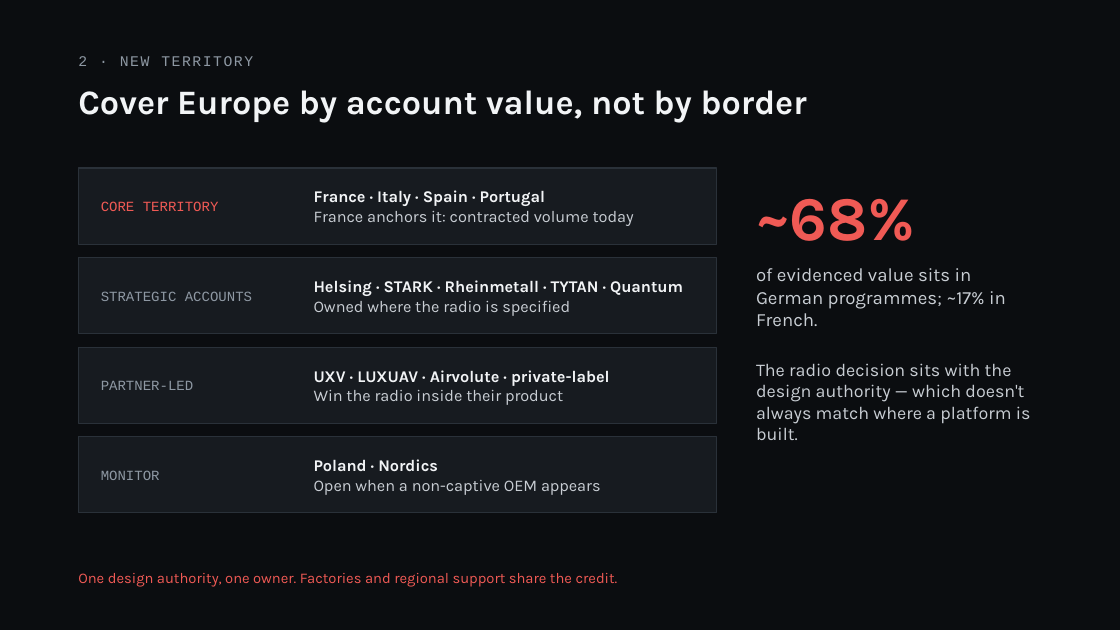
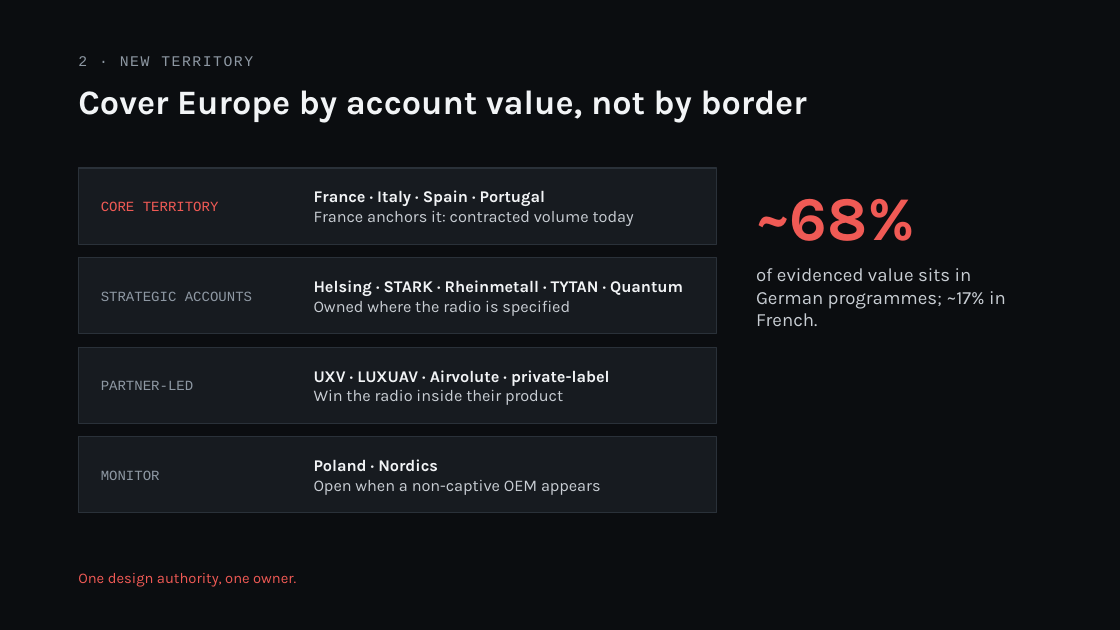
Before and after one commit to SerchMic/test, a slide deck: slide 8 of doodle-panel/Doodle_Labs_Europe_Panel_FINAL_v4.pptx. Drawn at 1120x630 pixels with LibreOffice and Linux fonts; fonts in the diff are those of the drawing. Boxes give left, top, right and bottom in pixels: in the first picture for what was removed or moved away, otherwise in the second. Text is boxed around its words. In the diff, an @@ line names an element or a change of style, - is before the commit and + after.

```diff
--- a/doodle-panel/Doodle_Labs_Europe_Panel_FINAL_v4.pptx
+++ b/doodle-panel/Doodle_Labs_Europe_Panel_FINAL_v4.pptx
@@ text removed at bbox=[756, 363, 1031, 440] @@
-The radio decision sits with the design authority — which doesn't always match where a platform is built.
@@ text at bbox=[78, 573, 296, 587]: text changed @@
-One design authority, one owner. Factories and regional support share the credit.
+One design authority, one owner.
```
Also in this commit, not shown: 8 other slides changed, 3 slides added, 1 slide removed, 1 other file.
